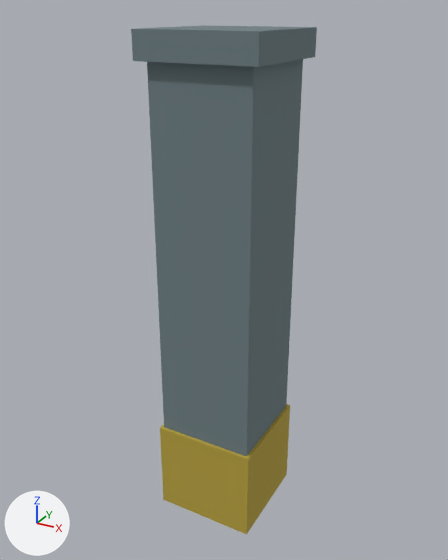
The glTF model assets/models/parking/pillar.glb: old version first, new version second.
Both versions are drawn from a camera (50 mm lens) standing at (1.64, -3.02, 3.1) and looking at (-0.03, 0.02, 1.58). Arrows for +X, +Y and +Z are at lower left; the lights stay in place. The first picture is the older version. Vertices at exactly the same position are counted once.

The first picture shows 'pillar'.
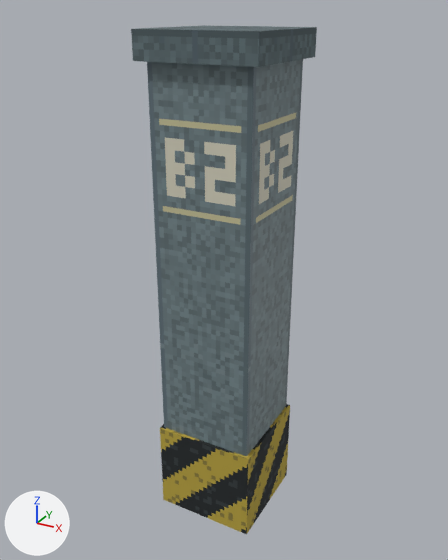
What differs and where, as boxes [x1, y1, x2, y2] in the pictures (448 x 560 px):
```json
{"object": "pillar", "change": "surface changed", "before": [131, 25, 317, 534], "after": [131, 25, 317, 534]}
{"part": 1, "of": "me_pillar", "change": "recoloured", "before": [148, 59, 303, 457], "after": [148, 59, 303, 457]}
```

Edits to the scene script, one JSON object a line:
```json
{"op": "add", "block": "img_pillar", "code": ["img_pillar = load_image('pillar', '_unpacked/pillar', 20, 72, 'sRGB')"]}
{"op": "add", "block": "img_hazard", "code": ["img_hazard = load_image('hazard', '_unpacked/hazard', 32, 32, 'sRGB')"]}
{"op": "remove", "block": "mat_m_hazard", "code": "mat_m_hazard.base_color = (0.479, 0.361, 0.0452)  # yellow #b8a23c"}
{"op": "add", "block": "mat_m_hazard", "code": "mat_m_hazard.texture = img_hazard"}
{"op": "add", "block": "mat_m_pillarshaft", "code": ["mat_m_pillarshaft = principled_material('M_PillarShaft')", "mat_m_pillarshaft.texture = img_pillar"]}
{"block": "me_pillar", "where": "me_pillar.from_pydata(...)  # 24 vertices, 36 faces; spans x -0.35..0.35, y -0.35..0.35, z 0.0..3.0"}
{"block": "me_pillar", "where": "# used by ob_pillar; location = (0.0, 0.0, 0.0)"}
{"block": "me_pillar", "change": "me_pillar part 1: 8 faces spanning x -0.3..0.3, y -0.3..0.3, z 0.6..2.85 switch from mat_m_pillar (greyish cyan #6e7f83) to mat_m_pillarshaft (picture img_pillar)"}
```
